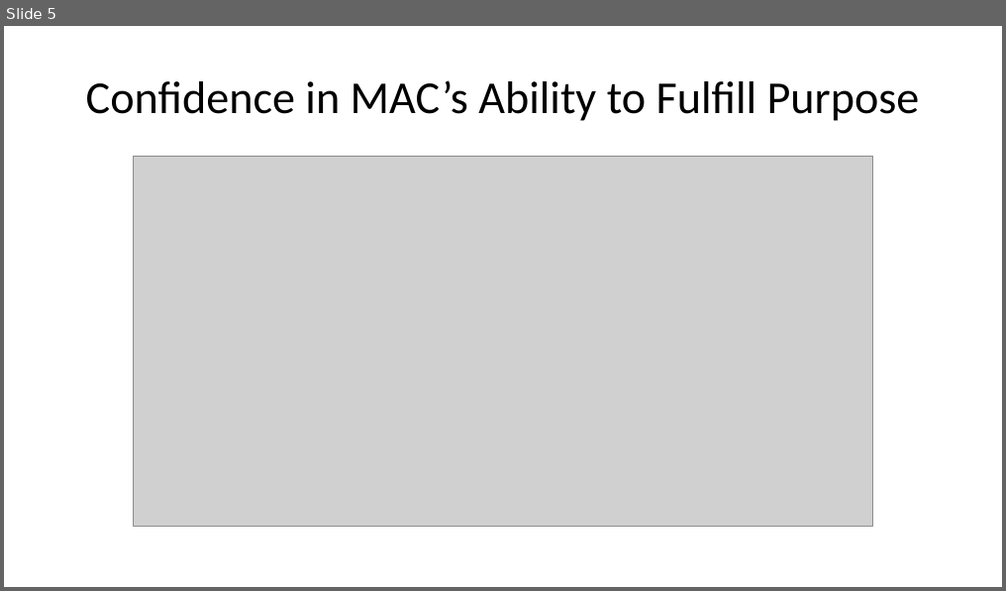
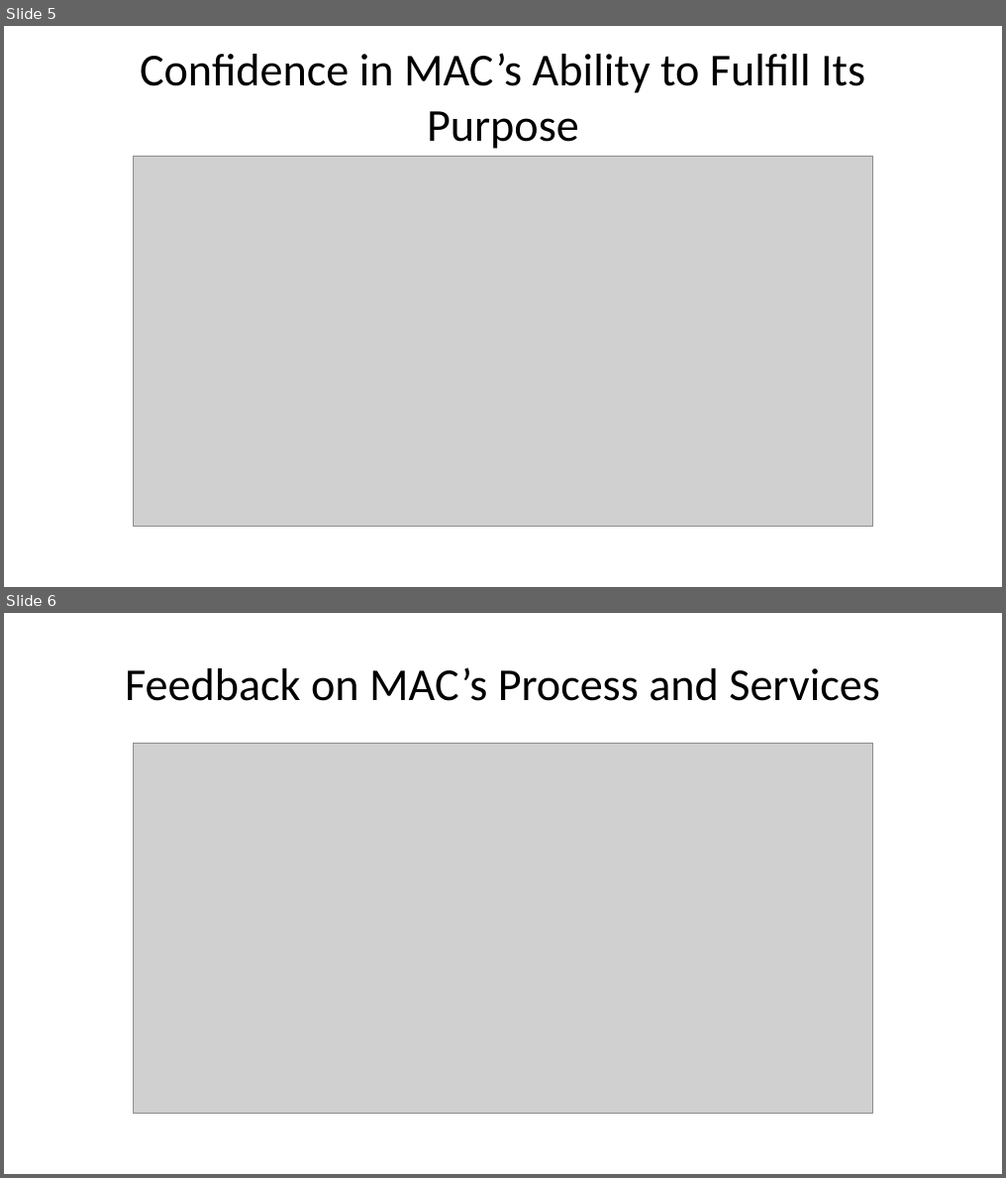
Before and after one commit to bkinasevych/mb-arts-council, a slide deck: docs/index.pptx. Shown one above the other, each under a label of ours: slide 5 before the commit, slides 5 and 6 after it. The pictures are 1006x591 and 1006x1178 pixels, drawn with LibreOffice and Linux fonts; fonts in the diff are those of the drawing; grey boxes stand for pictures. Boxes give left, top, right and bottom in pixels: in the first picture for what was removed or moved away, otherwise in the second. Text is boxed around its words. In the diff, an @@ line names an element or a change of style, - is before the commit and + after.

```diff
--- a/docs/index.pptx
+++ b/docs/index.pptx
@@ slide 6 added at (4, 613, 1002, 1174), background #FFFFFF @@
@@ title added at (125, 667, 880, 701), 33 pt, text #000000 @@
+Feedback on MAC’s Process and Services
@@ picture added at (133, 744, 873, 1114) @@
@@ slide 5 changed as well @@
@@ title at (140, 53, 865, 149): text changed @@
-Confidence in MAC’s Ability to Fulfill Purpose
+Confidence in MAC’s Ability to Fulfill Its Purpose
```
Also in this commit, not shown: 1 other slide changed, 15 other files.
